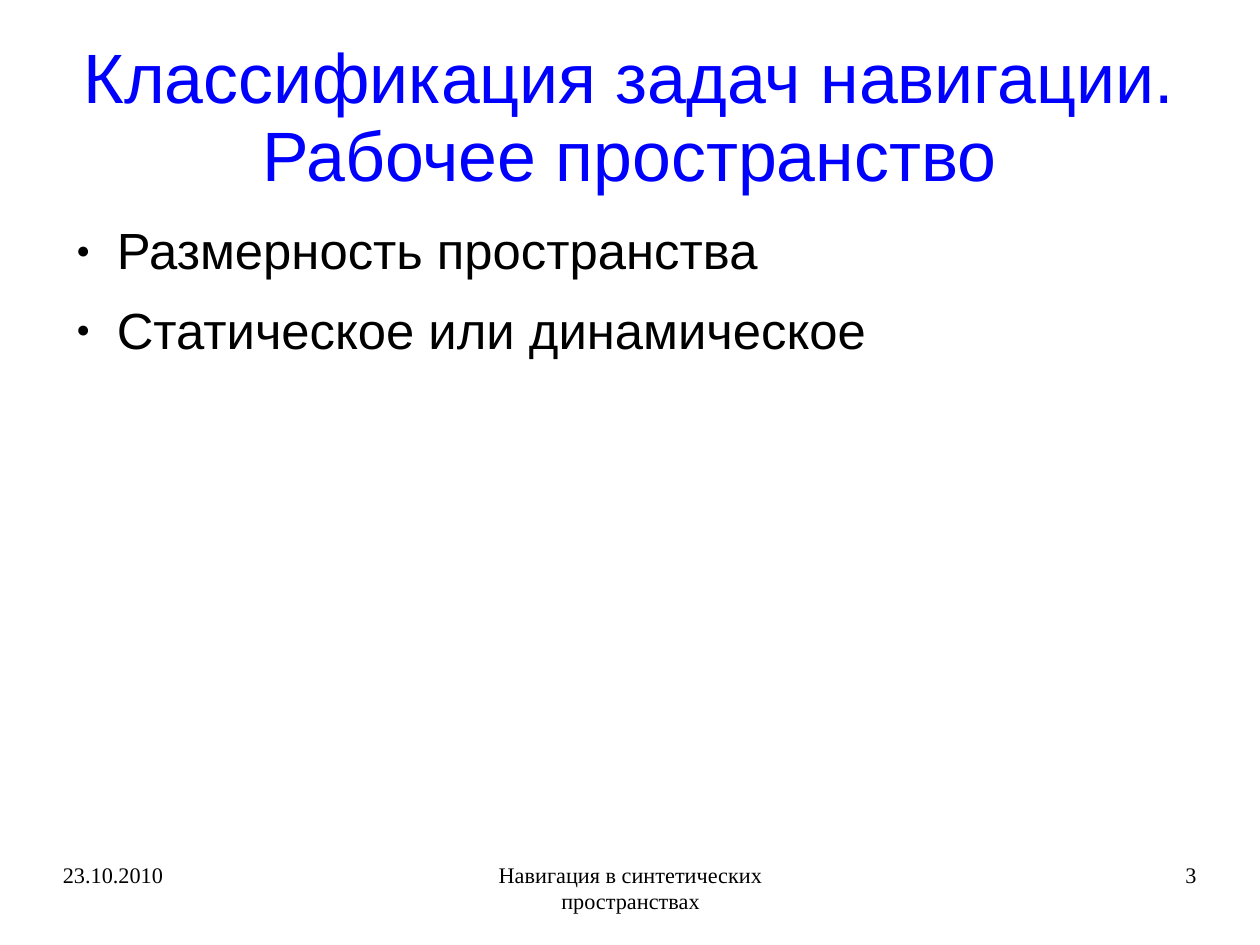
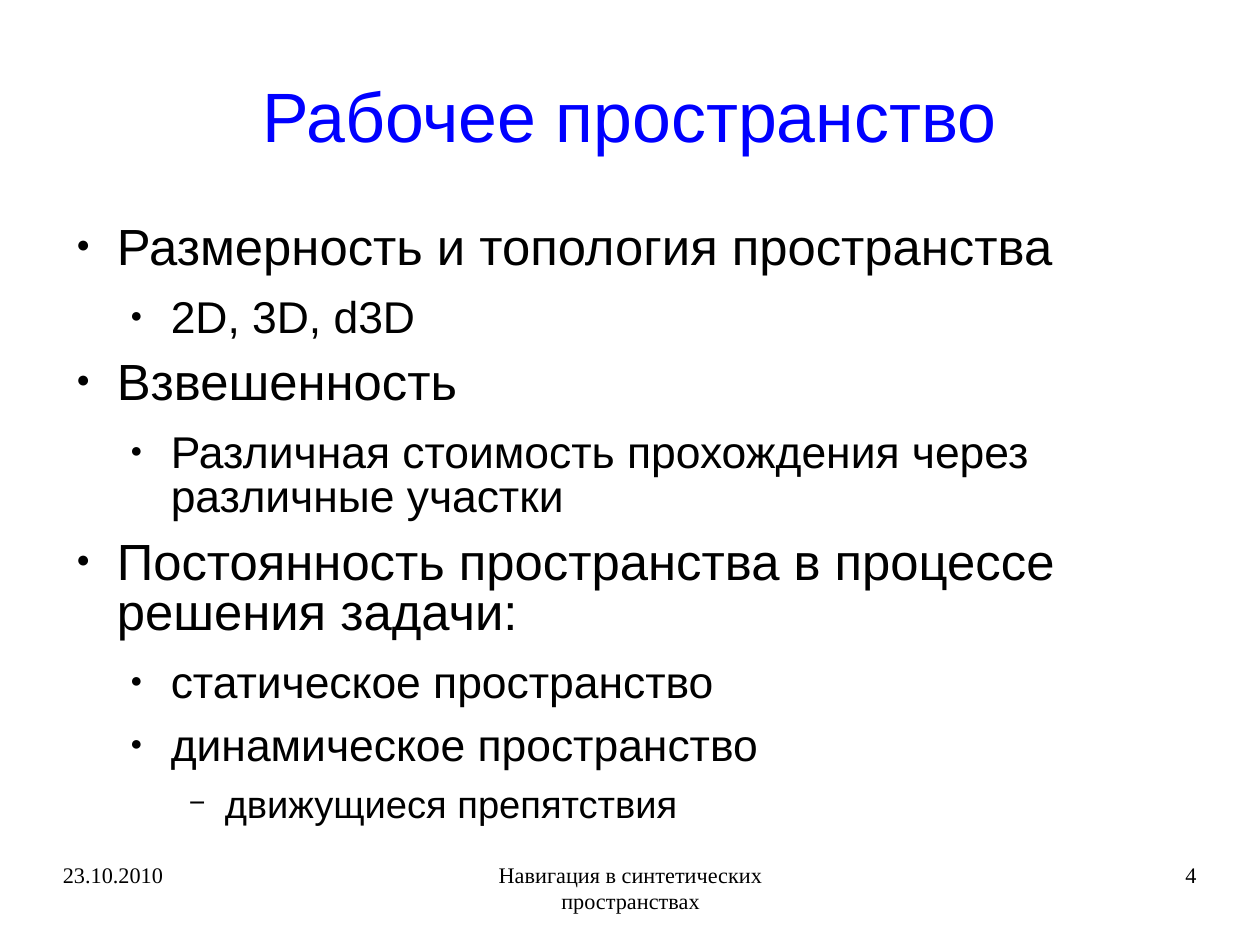
Before and after one commit to rutsky/semester09, a slide deck: slide 4 of Artificial_intelligence/Navigation_in_synthetic_space/50572_Rutsky_Navigation_in_synthetic_space.ppt (slide 3 before the commit). Drawn at 1260x945 pixels with LibreOffice and Linux fonts; fonts in the diff are those of the drawing. Boxes give left, top, right and bottom in pixels: in the first picture for what was removed or moved away, otherwise in the second. Text is boxed around its words. In the diff, an @@ line names an element or a change of style, - is before the commit and + after.

```diff
--- a/Artificial_intelligence/Navigation_in_synthetic_space/50572_Rutsky_Navigation_in_synthetic_space.ppt
+++ b/Artificial_intelligence/Navigation_in_synthetic_space/50572_Rutsky_Navigation_in_synthetic_space.ppt
@@ title at <box>262,91,997,155</box>: text changed @@
-Классификация задач навигации. Рабочее пространство
+Рабочее пространство
@@ text at <box>117,230,1055,826</box>: text changed; size 32 to 28 pt @@
-● Размерность пространства
-● Статическое или динамическое
+● Размерность и топология пространства
+  ● 2D, 3D, d3D
+● Взвешенность
+  ● Различная стоимость прохождения через различные участки
+● Постоянность пространства в процессе решения задачи:
+  ● статическое пространство
+  ● динамическое пространство
+    − движущиеся препятствия
@@ page number at <box>1185,868,1196,883</box>: text changed @@
-3
+4
```
Also in this commit, not shown: 19 other slides changed, 4 slides added, 2 other files.
